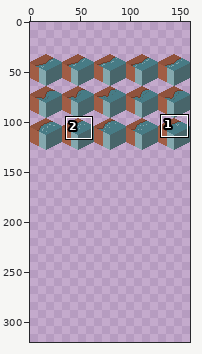
Pixel-art file: Tilesets/.aseprite/animatedShore.aseprite. Above, an overview of the earlier version with the close-up marked.
Close-up. Old version:
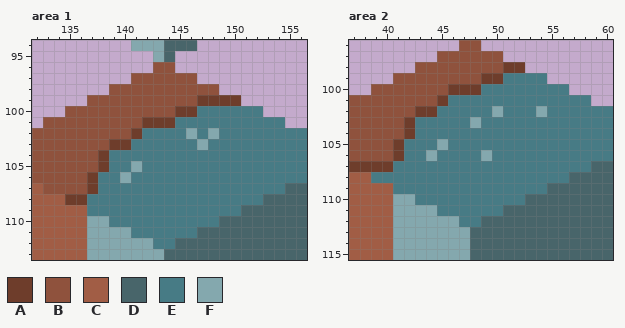
160x96 pixels, 1 frame. Shown: area 1: x 132..156, y 94..113; area 2: x 37..60, y 96..115. The old version is drawn lined up with the new one, on the new canvas. The commit also changed other parts of the picture, which this record leaves out.
Visible layers, top first: "Layer 1", "Shore-Tiles".
Palette (. is transparent): A #6e3d2b  B #8f523d  C #a15d45  D #48656a  E #477b85  F #84a8ae
Pixels before, area 1, first column x 132:
 94 .........FFFDDD..........
 95 ...........FD............
 96 ...........BB............
 97 .........BBBBBB..........
 98 .......BBBBBBBBBB........
 99 .....BBBBBBBBBBAAAA......
100 ...BBBBBBBBBBAAEEEEEE....
101 .BBBBBBBBBAAAEEEEEEEEEE..
102 BBBBBBBBBAEEEEFEFEEEEEEEE
103 BBBBBBBAAEEEEEEFEEEEEEEEE
104 BBBBBBAEEEEEEEEEEEEEEEEEE
105 BBBBBBAEEFEEEEEEEEEEEEEEE
106 BBBBBAEEFEEEEEEEEEEEEEEEE
107 CBBBBAEEEEEEEEEEEEEEEEEDD
108 CCCAAEEEEEEEEEEEEEEEEDDDD
109 CCCCCEEEEEEEEEEEEEEDDDDDD
110 CCCCCFFEEEEEEEEEEDDDDDDDD
111 CCCCCFFFFEEEEEEDDDDDDDDDD
112 CCCCCFFFFFFEEDDDDDDDDDDDD
113 CCCCCFFFFFFFDDDDDDDDDDDDD
Pixels before, area 2, first column x 37:
 96 ..........BB............
 97 ........BBBBBB..........
 98 ......BBBBBBBBAA........
 99 ....BBBBBBBBAAEEEE......
100 ..BBBBBBBAAAEEEEEEEE....
101 BBBBBBBBAEEEEEEEEEEEEE..
102 BBBBBBAAEEEEEFEEEFEEEEEE
103 BBBBBAEEEEEFEEEEEEEEEEEE
104 BBBBBAEEEEEEEEEEEEEEEEEE
105 BBBBAEEEFEEEEEEEEEEEEEEE
106 BBBBAEEFEEEEFEEEEEEEEEEE
107 AAAAEEEEEEEEEEEEEEEEEEDD
108 CCEEEEEEEEEEEEEEEEEEDDDD
109 CCCCEEEEEEEEEEEEEEDDDDDD
110 CCCCFFEEEEEEEEEEDDDDDDDD
111 CCCCFFFFEEEEEEDDDDDDDDDD
112 CCCCFFFFFFEEDDDDDDDDDDDD
113 CCCCFFFFFFFDDDDDDDDDDDDD
114 CCCCFFFFFFFDDDDDDDDDDDDD
115 CCCCFFFFFFFDDDDDDDDDDDDD
New version:
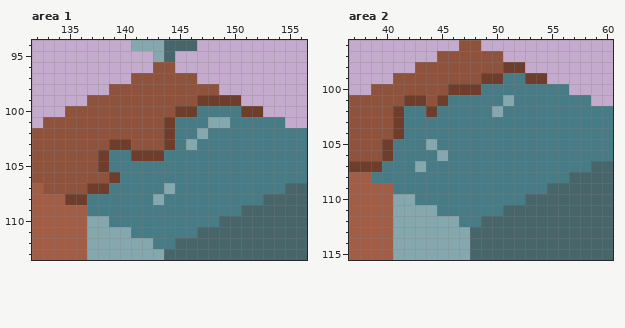
What changed:
{"change": "canvas 160x96 -> 160x320, the old top-left corner now at 0,32"}
{"where": "area 1"}
{"y":100,"x":151,"old":"EE","new":"AA"}
{"y":101,"x":142,"old":"AA","new":"BB"}
{"y":101,"x":148,"old":"EE","new":"FF"}
{"y":102,"x":141,"old":"AEEE","new":"BBBA"}
{"y":102,"x":146,"old":"FEF","new":"EFE"}
{"y":103,"x":141,"old":"EEEE","new":"BBBA"}
{"y":103,"x":146,"old":"EF","new":"FE"}
{"y":104,"x":141,"old":"EEE","new":"AAA"}
{"y":105,"x":141,"old":"F","new":"E"}
{"y":106,"x":137,"old":"AEEF","new":"BBAE"}
{"y":107,"x":138,"old":"E","new":"A"}
{"y":107,"x":144,"old":"E","new":"F"}
{"y":108,"x":143,"old":"E","new":"F"}
{"where": "area 2"}
{"y":99,"x":53,"old":"EE","new":"AA"}
{"y":101,"x":42,"old":"BB","new":"AA"}
{"y":101,"x":51,"old":"E","new":"F"}
{"y":102,"x":41,"old":"BBA","new":"AEE"}
{"y":102,"x":54,"old":"F","new":"E"}
{"y":103,"x":41,"old":"BA","new":"AE"}
{"y":103,"x":48,"old":"F","new":"E"}
{"y":104,"x":41,"old":"BA","new":"AE"}
{"y":105,"x":40,"old":"BA","new":"AE"}
{"y":105,"x":44,"old":"EF","new":"FE"}
{"y":106,"x":40,"old":"BA","new":"AE"}
{"y":106,"x":44,"old":"FE","new":"EF"}
{"y":106,"x":49,"old":"F","new":"E"}
{"y":107,"x":40,"old":"A","new":"E"}
{"y":107,"x":43,"old":"E","new":"F"}
{"label":"changed","picture_box":[87,106,263,205]}
{"label":"changed","picture_box":[382,73,547,172]}
